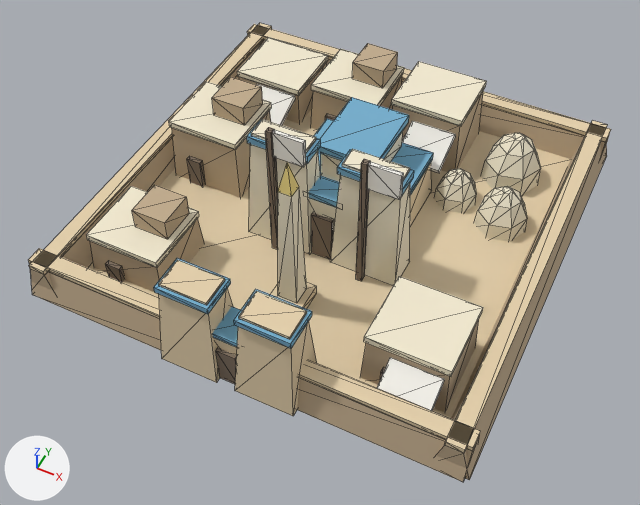
The glTF model web/public/models/egyptian/city.glb as it was, and as the next commit left it.
Camera for both pictures: a 50 mm camera at (0.592, -1.274, 1.461) aimed at (0.032, -0.155, 0.062). Arrows for +X, +Y and +Z are at lower left; the lights stay in place. The first picture is the older version. Mesh edges are drawn as thin lines. Vertices at exactly the same position are counted once.

Names of what the first picture shows: 'egyptian_city'.
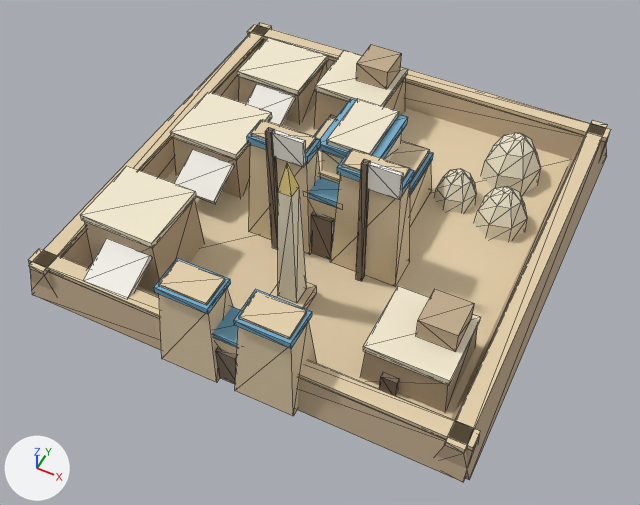
The change, as a diff of the scene's bpy script:
```diff
--- a/web/public/models/egyptian/city.glb.py
+++ b/web/public/models/egyptian/city.glb.py
@@ me_egyptian_city @@
 # verts and faces of me_egyptian_city; kept vertices keep their numbers, new ones are numbered from 631
-me_egyptian_city.from_pydata(...)  # 631 vertices, 986 faces; spans x -0.492..0.492, y -0.5..0.5, z 0.0..0.399
+me_egyptian_city.from_pydata(...)  # 615 vertices, 962 faces; spans x -0.492..0.492, y -0.5..0.5, z 0.0..0.399
+# me_egyptian_city part 1: a new loose piece, a box spanning x -0.105..0.144, y -0.012..0.166, z 0.13..0.142, in mat_egyptian_stone (beige #e5d1ad)
+# me_egyptian_city part 2: the loose piece of 8 vertices spanning x -0.197..-0.02, y 0.25..0.417, z 0.0..0.128 is moved by (0.01, 0.0, 0.0)
+# me_egyptian_city part 3: the loose piece of 8 vertices spanning x -0.116..-0.037, y 0.317..0.4, z 0.144..0.193 is moved by (0.01, 0.0, 0.0)
+# me_egyptian_city part 4: the loose piece of 8 vertices spanning x -0.324..-0.244, y -0.305..-0.221, z 0.114..0.164 is moved by (0.631, 0.0, 0.0)
+# me_egyptian_city part 5: a new loose piece, a box spanning x -0.049..0.089, y -0.006..0.16, z 0.199..0.219, in mat_egyptian_trim (blue #77afce)
+# me_egyptian_city part 6: the loose piece of 8 vertices spanning x -0.152..-0.118, y 0.243..0.254, z 0.0..0.071 is moved by (0.01, 0.0, 0.0)
+# me_egyptian_city part 7: the loose piece of 8 vertices spanning x -0.195..-0.022, y 0.252..0.415, z 0.128..0.144 is moved by (0.01, 0.0, 0.0)
+# me_egyptian_city part 8: the loose piece of 8 vertices spanning x -0.402..-0.229, y -0.369..-0.207, z 0.099..0.114 is moved by (0.0, 0.0, 0.059)
+# me_egyptian_city part 9: the loose piece of 8 vertices spanning x 0.229..0.402, y -0.369..-0.207, z 0.128..0.144 is moved by (0.0, 0.0, -0.03)
+# me_egyptian_city part 10: the loose piece of 8 vertices spanning x -0.402..-0.229, y -0.044..0.119, z 0.158..0.174 is moved by (0.0, 0.0, -0.03)
+# me_egyptian_city part 11: a new loose piece, a box spanning x -0.039..0.079, y -0.002..0.156, z 0.13..0.199, in mat_egyptian_wall (pale yellow #f4ebd1)
+# me_egyptian_city part 12: a new loose piece, a box spanning x -0.03..0.069, y 0.0..0.154, z 0.219..0.231, in mat_egyptian_wall (pale yellow #f4ebd1)
+# me_egyptian_city part 13: the loose piece of 8 vertices spanning x 0.284..0.39, y -0.459..-0.363, z 0.061..0.112 is moved by (-0.631, 0.0, 0.018)
+# me_egyptian_city part 14: the loose piece of 8 vertices spanning x 0.067..0.173, y 0.162..0.258, z 0.079..0.13 is moved by (-0.414, -0.296, -0.018)
+# me_egyptian_city part 15: 6 loose pieces with 48 vertices, spanning x -0.324..0.187, y -0.012..0.417, z 0.0..0.223, are deleted
+# me_egyptian_city part 16
+for i in [*range(172, 176)]: verts[i] += (0.0, 0.0, 0.059)
+for i in [*range(196, 200)]: verts[i] += (0.0, 0.0, -0.03)
+for i in [305, 307, 309, 311]: verts[i] += (0.0, 0.0, 0.033)
+for i in [321, 323, 325, 327]: verts[i] += (0.0, 0.0, -0.016)
+# me_egyptian_city part 17
+for i in [*range(188, 192)]: verts[i] += (0.0, 0.0, -0.029)
+for i in [313, 315, 317, 319]: verts[i] += (0.0, 0.0, -0.017)
+# me_egyptian_city part 18: 60 faces spanning x -0.158..0.197, y -0.13..-0.051, z 0.012..0.294 switch from mat_egyptian_wall (pale yellow #f4ebd1) to mat_egyptian_stone (beige #e5d1ad)
 me_egyptian_city.materials.append(mat_egyptian_roof)
```

Changed parts and their boxes [x1, y1, x2, y2] in the pictures (640 x 505 px; the box of a moved part takes in the faces that stretch with it):
part 1 of me_egyptian_city, added: after [315, 117, 430, 183]
part 2 of me_egyptian_city, moved or reshaped: before [311, 76, 402, 130]; after [314, 77, 406, 130]
part 3 of me_egyptian_city, moved or reshaped: before [352, 43, 398, 88]; after [356, 44, 402, 89]
part 4 of me_egyptian_city, moved or reshaped: before [132, 185, 189, 239]; after [416, 289, 475, 352]
part 5 of me_egyptian_city, added (blue): after [318, 99, 408, 159]
part 6 of me_egyptian_city, moved or reshaped (mostly hidden): before [325, 114, 336, 120]; after [329, 115, 336, 119]
part 7 of me_egyptian_city, moved or reshaped: before [311, 49, 404, 106]; after [315, 50, 408, 106]
part 8 of me_egyptian_city, moved or reshaped: before [86, 186, 199, 268]; after [81, 166, 197, 248]
part 9 of me_egyptian_city, moved or reshaped: before [364, 276, 483, 376]; after [363, 286, 481, 386]
part 10 of me_egyptian_city, moved or reshaped: before [169, 82, 272, 150]; after [171, 92, 272, 160]
part 11 of me_egyptian_city, added: after [322, 132, 402, 176]
part 12 of me_egyptian_city, added (pale yellow): after [327, 99, 399, 155]
part 13 of me_egyptian_city, moved or reshaped: before [377, 357, 445, 411]; after [83, 238, 152, 299]
part 14 of me_egyptian_city, moved or reshaped: before [402, 121, 455, 173]; after [175, 149, 234, 204]
part 15 of me_egyptian_city, deleted: before [212, 61, 486, 182]
part 16 of me_egyptian_city, moved or reshaped: before [90, 110, 271, 294]; after [85, 138, 250, 294]
part 17 of me_egyptian_city, moved or reshaped: before [360, 320, 479, 412]; after [360, 329, 477, 412]
part 18 of me_egyptian_city, recoloured (pale yellow to beige): [249, 119, 410, 286] in both
